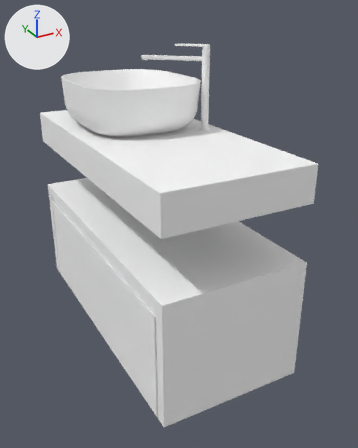
Two versions of the FBX model LosArcosVisualization/Assets/01_Maya/Models_v2/CommodeBath02.fbx, one commit apart.
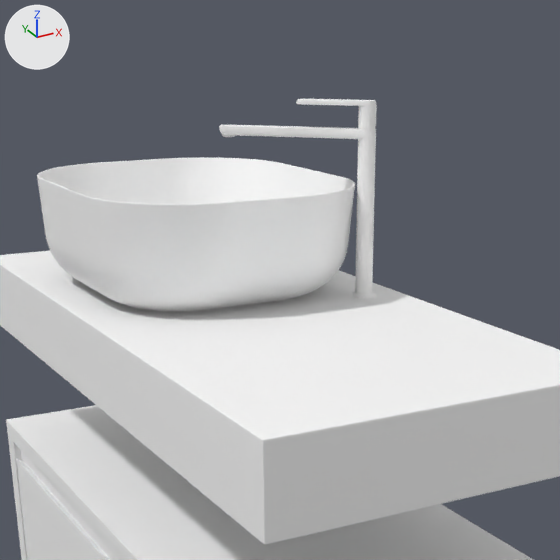
There are two pictures of each version: one whole from a 50 mm camera at (-2.737, -3.344, 1.809) aimed at (-1.985, -1.978, 1.127), one close up on the part from 13% to 81% of the width and 0% to 55% of the height. Arrows for +X, +Y and +Z are at upper left; the lights stay in place. Where no turn or scale is listed for an object, it has been applied to the vertices.

Before the edit, the objects in view are built like this:
```python
me_mesh_002 = bpy.data.meshes.new('Mesh.002')
me_mesh_002.from_pydata(...)  # 1188 vertices, 1146 faces; spans x -0.2..0.2, y -0.245..0.245, z -0.08..0.08
me_mesh_002.materials.append(mat_commodebath02)  # white #ffffff
me_mesh_005 = bpy.data.meshes.new('Mesh.005')
me_mesh_005.from_pydata(...)  # 530 vertices, 556 faces; spans x -8.5..8.5, y -13.5..13.6, z -8.5..8.5
me_mesh_005.materials.append(mat_commodebath02)  # white #ffffff
ob_basinbath02 = bpy.data.objects.new('BasinBath02', me_mesh_002)
ob_basinbath02.location = (-2.046, -1.74, 1.507)
ob_tapbath02 = bpy.data.objects.new('TapBath02', me_mesh_005)
ob_tapbath02.parent = ob_tapbath02_grp
ob_tapbath02.location = (-7.248, 13.55, -7.248)
ob_tapbath02_grp = bpy.data.objects.new('TapBath02_GRP', None)
ob_tapbath02_grp.parent = ob_basinbath02_grp
ob_tapbath02_grp.location = (18.36, -7.795, 19.27)
# also in view: 'CommodeUpperBath02' at (-2.036, -1.888, 1.371); 'CommodeLowerBath02' at (-2.036, -1.888, 0.933)
```
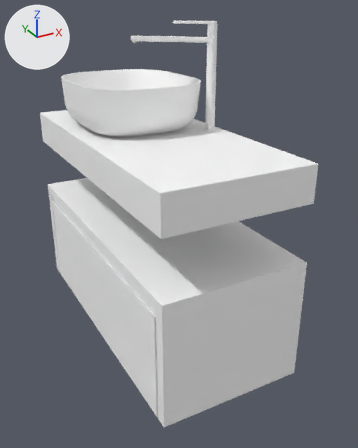
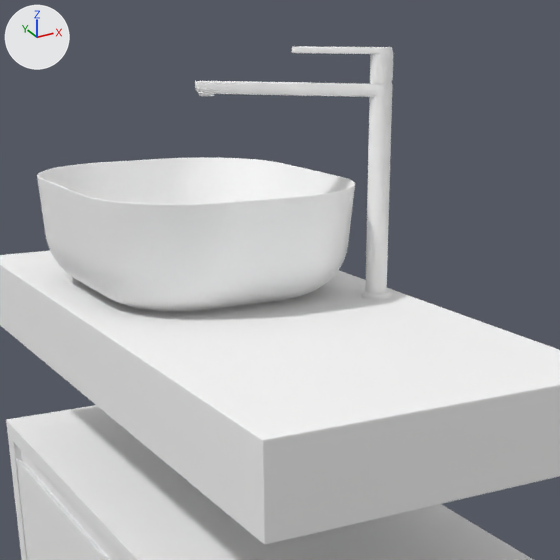
ob_tapbath02_grp is not drawn itself; it is the parent of ob_tapdetailbath02, ob_tapbath02.

The change in detail:
Object 'TapBath02_GRP' (ob_tapbath02_grp) moves from (18.36, -7.795, 19.27) to (19.94, -7.795, 20.12).
Object 'TapBath02_GRP' (ob_tapbath02_grp) is rescaled from (1.0, 1.0, 1.0) to (1.25, 1.25, 1.25).

Where the change shows, as pixel boxes (x1, y1, x2, y2) in the close-ups (560 x 560 px):
'TapBath02', moved, rescaled (25% wider, 27% taller)
    before: (219, 99, 377, 294)
    after: (195, 46, 393, 294)
'TapDetailBath02', moved, rescaled
    before: (352, 291, 376, 299)
    after: (361, 290, 392, 299)
